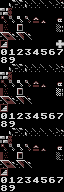
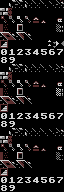
The second 64x192 image is a revision of the first. Changes to its layers:
painted on "Background" over [48, 40, 64, 48]
